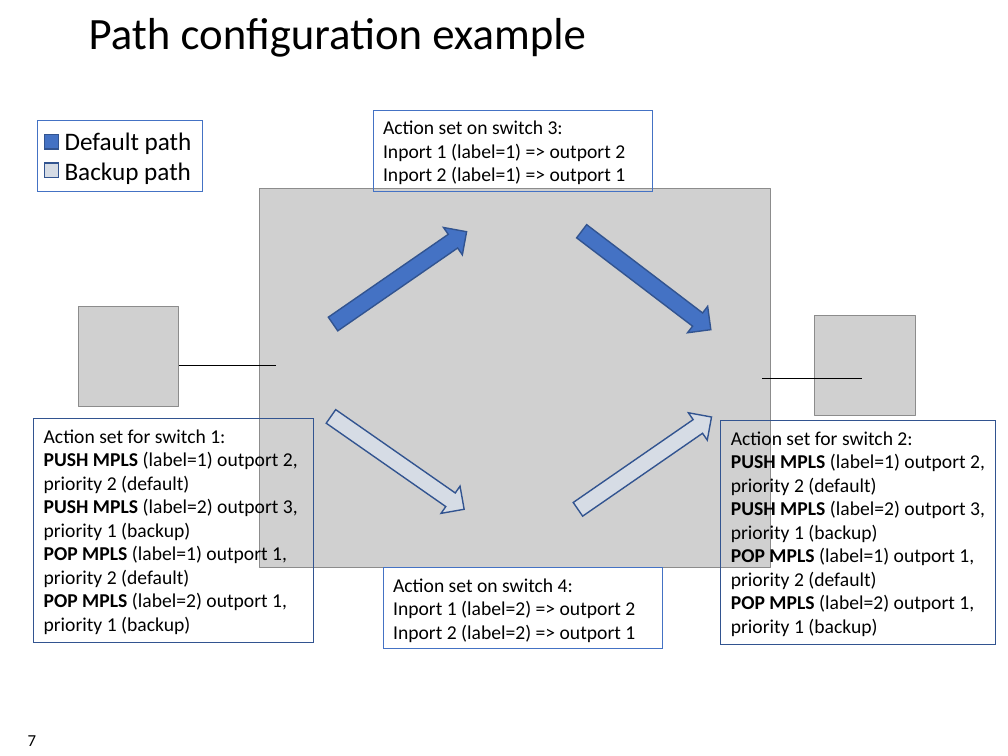
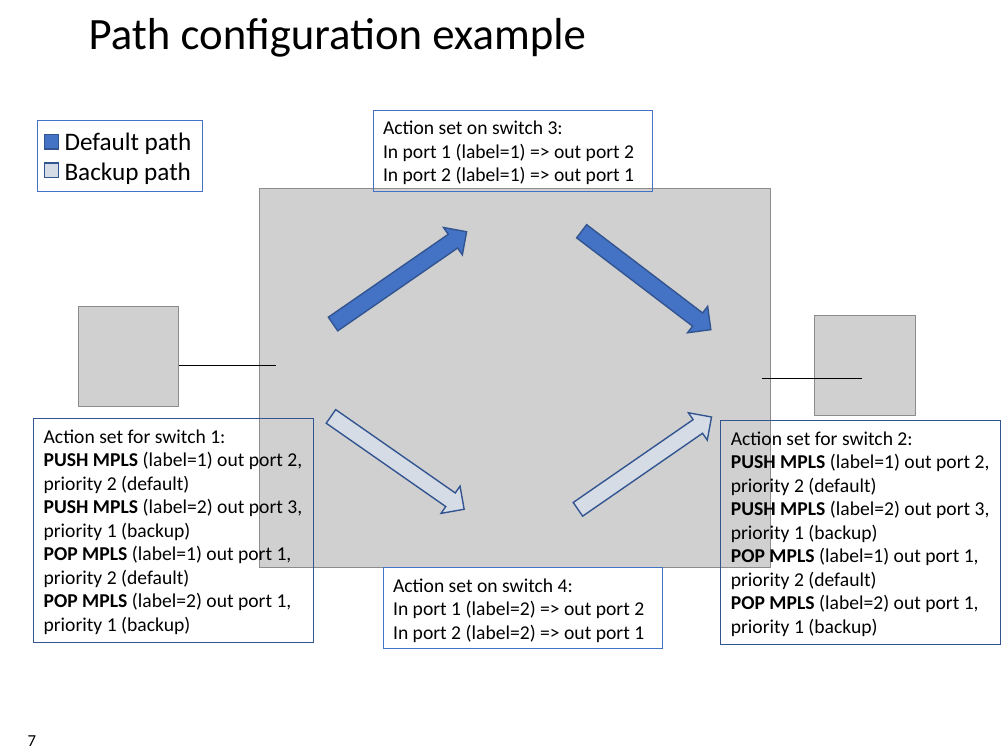
Before and after one commit to xdl907/switching-and-routing-project, a slide deck: slide 7 of template_project_exam__1_.pptx. Drawn at 1008x756 pixels with LibreOffice and Linux fonts; fonts in the diff are those of the drawing; grey boxes stand for pictures; background and template pictures are left out. Boxes give left, top, right and bottom in pixels: in the first picture for what was removed or moved away, otherwise in the second. Text is boxed around its words. In the diff, an @@ line names an element or a change of style, - is before the commit and + after.

```diff
--- a/template_project_exam__1_.pptx
+++ b/template_project_exam__1_.pptx
@@ text in rectangle at (383,144,634,184): spaces changed @@
-Inport 1 (label=1) => outport 2
-Inport 2 (label=1) => outport 1
+In port 1 (label=1) => out port 2
+In port 2 (label=1) => out port 1
@@ text in rectangle at (44,429,302,634): spaces changed @@
-Action set for switch 1:
-PUSH MPLS (label=1) outport 2,
-priority 2 (default)
-PUSH MPLS (label=2) outport 3,
-priority 1 (backup)
-POP MPLS (label=1) outport 1, priority 2 (default)
-POP MPLS (label=2) outport 1, priority 1 (backup)
+Action set for switch 1:
+PUSH MPLS (label=1) out port 2,
+priority 2 (default)
+PUSH MPLS (label=2) out port 3,
+priority 1 (backup)
+POP MPLS (label=1) out port 1, priority 2 (default)
+POP MPLS (label=2) out port 1, priority 1 (backup)
@@ rectangle "Action set for switch 2: ...": place and size @@
-rectangle "Action set for switch 2: ..." at (721,420,996,644)
+rectangle "Action set for switch 2: ..." at (721,420,1000,644)
@@ text in rectangle at (731,429,990,636): spaces changed @@
-Action set for switch 2:
-PUSH MPLS (label=1) outport 2,
-priority 2 (default)
-PUSH MPLS (label=2) outport 3,
-priority 1 (backup)
-POP MPLS (label=1) outport 1, priority 2 (default)
-POP MPLS (label=2) outport 1, priority 1 (backup)
+Action set for switch 2:
+PUSH MPLS (label=1) out port 2,
+priority 2 (default)
+PUSH MPLS (label=2) out port 3,
+priority 1 (backup)
+POP MPLS (label=1) out port 1, priority 2 (default)
+POP MPLS (label=2) out port 1, priority 1 (backup)
@@ text in rectangle at (393,601,644,642): spaces changed @@
-Inport 1 (label=2) => outport 2
-Inport 2 (label=2) => outport 1
+In port 1 (label=2) => out port 2
+In port 2 (label=2) => out port 1
```
Also in this commit, not shown: 3 other slides changed.
